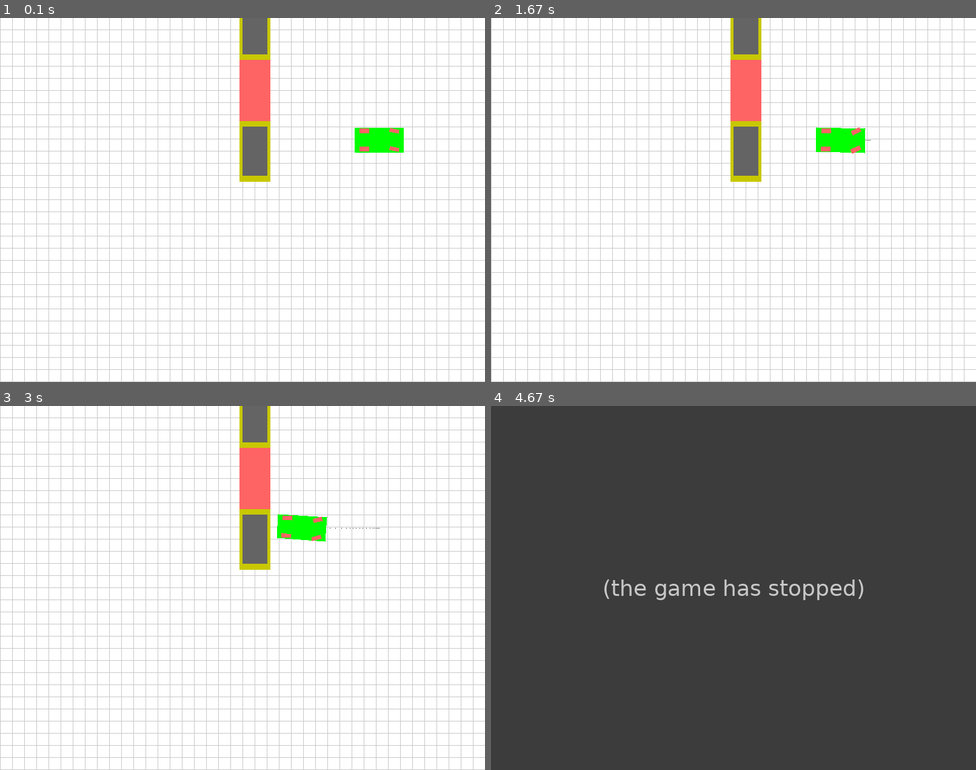
Above: before the commit, frames 1-4 (two rows, left to right).
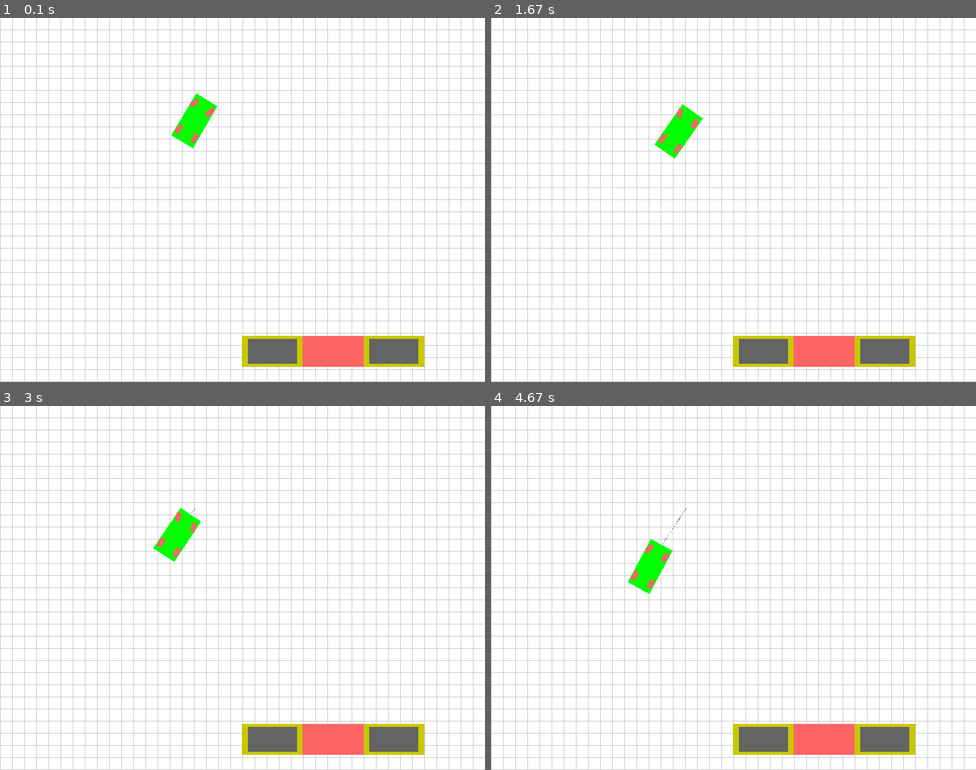
Above: after the commit, the same moments.

Repository: taka-rl/RL_APS
Game: pygame game, started from OOP/main.py
Two runs of this game, one before a commit and one after it. Both use one fixed random seed, a clock stepped at 60 frames per second and the inputs below.
Inputs:
- Up to frame 1 (0.1 s): no input
- Up to frame 2 (1.67 s): no input
- Up to frame 3 (3 s): no input
- Up to frame 4 (4.67 s): no input

The runs differ from the first frame. In frame 1, 7.5% of the frame differs, in the area x 35-88%, y 0-96%; in frame 2, 7.4%; in frame 3, 7.4%; in frame 4, 100%, in the area x 0-100%, y 0-100%.
Before the commit the program exited at 3.4 s; later frames show no game.

Commit message:
added Random heading for the vehicle in reset updated that the parking space is one side of the map modified that init vehicle location doesn't collide with the parking space, be behind the parking space, or in the parking space modify PARALLEL constant value

Diff:
--- a/OOP/parking_env_OOP.py
+++ b/OOP/parking_env_OOP.py
@@ -8,6 +8,7 @@
 TODO: consider OOP or structure of this code -> Parking/Car/Render class?
 TODO: consider making a function which can be used in def is_parking_successful(self): and def check_collision(self): and def is_valid_loc(self, width, height):
 as they have same logic
+TODO: modify PARALLEL/PERPENDICULAR constant value
 '''
 
 # parameters for actions
@@ -54,10 +55,10 @@
                      dtype=np.float32)  # Position adjusted for meters
 
 PARALLEL = np.array([
-    [+CAR_W / 2 + 5 * PIXEL_TO_METER_SCALE, +CAR_L / 2 + 10 * PIXEL_TO_METER_SCALE],
-    [+CAR_W / 2 + 5 * PIXEL_TO_METER_SCALE, -CAR_L / 2 - 10 * PIXEL_TO_METER_SCALE],
-    [-CAR_W / 2 - 5 * PIXEL_TO_METER_SCALE, -CAR_L / 2 - 10 * PIXEL_TO_METER_SCALE],
-    [-CAR_W / 2 - 5 * PIXEL_TO_METER_SCALE, +CAR_L / 2 + 10 * PIXEL_TO_METER_SCALE]],
+    [+CAR_L / 2 + 10 * PIXEL_TO_METER_SCALE, +CAR_W / 2 + 5 * PIXEL_TO_METER_SCALE],
+    [+CAR_L / 2 + 10 * PIXEL_TO_METER_SCALE, -CAR_W / 2 - 5 * PIXEL_TO_METER_SCALE],
+    [-CAR_L / 2 - 10 * PIXEL_TO_METER_SCALE, -CAR_W / 2 - 5 * PIXEL_TO_METER_SCALE],
+    [-CAR_L / 2 - 10 * PIXEL_TO_METER_SCALE, +CAR_W / 2 + 5 * PIXEL_TO_METER_SCALE]],
     dtype=np.float32)  # Adjusted for meters
 
 PERPENDICULAR = np.array([
@@ -90,10 +91,10 @@
 
 
 class Car:
-    def __init__(self, car_loc, psi=0.0, v=0.0):
-        self.car_loc = car_loc
-        self.psi = psi
-        self.v = v
+    def __init__(self):
+        self.car_loc = np.array([0.0, 0.0])
+        self.psi = self.set_initial_heading()
+        self.v = 0.0
         self.delta = 0.0
         self.car_vertices = np.array([[0, 0], [0, 0], [0, 0], [0, 0]], dtype=np.float32)
 
@@ -138,6 +139,13 @@
         # calculate the rotation of the car itself
         # add the center of the car x,y location
         self.car_vertices = self.rotate_car(CAR_STRUCT, angle=self.psi) + self.car_loc
+
+    @staticmethod
+    def set_initial_heading() -> float:
+        """
+        Set the initial heading of the car between 0 and 2π radians
+        """
+        return np.random.uniform(0, 2 * np.pi)  # Full circle
 
     def draw_car(self, screen):
         """
@@ -213,7 +221,7 @@
         self.surf_car = None
         self.surf_parkinglot = None
         self.clock = None
-        self.car = Car(self.set_random_loc())
+        self.car = Car()
 
     def step(self, action):
         """
@@ -276,7 +284,7 @@
                 self.clock = pygame.time.Clock()
 
         # for the parking lot
-        if mode == "human" or mode == "rgb_array":
+        if mode == "human":
             if self.surf_parkinglot is None:
                 self.surf_parkinglot = self._create_parking_surface()
                 # draw the static obstacles
@@ -345,33 +353,21 @@
         static_parking_vertices = []
 
         offset = OFFSET_PARALLEL if self.parking_type == "parallel" else OFFSET_PERPENDICULAR
-        car_struct = self.get_car_struct_for_parallel() if self.parking_type == "parallel" else CAR_STRUCT
-
-        # Center locations for the static cars
-        static_cars_loc = np.array([[self.parking_lot[0], self.parking_lot[1] + offset],
-                                    [self.parking_lot[0], self.parking_lot[1] - offset]])
+
+        # center locations for the static cars
+        if self.parking_type == "parallel":
+            static_cars_loc = np.array([[self.parking_lot[0] + offset, self.parking_lot[1]],
+                                        [self.parking_lot[0] - offset, self.parking_lot[1]]])
+        else:  # perpendicular
+            static_cars_loc = np.array([[self.parking_lot[0], self.parking_lot[1] + offset],
+                                        [self.parking_lot[0], self.parking_lot[1] - offset]])
 
         # calculate the obstacle cars vertices and parking lots vertices
         parking_type = self.get_parking_struct(self.parking_type)
         for loc in static_cars_loc:
-            static_cars_vertices.append(car_struct + loc)
+            static_cars_vertices.append(CAR_STRUCT + loc)
             static_parking_vertices.append(parking_type + loc)
         return static_cars_vertices, static_parking_vertices
-
-    @staticmethod
-    def get_car_struct_for_parallel():
-        """
-        Get the car structure for parallel parking.
-
-        Returns:
-            np.ndarray: The car structure vertices adjusted for parallel parking.
-        """
-        return np.array([
-            [+CAR_W / 2, +CAR_L / 2],
-            [+CAR_W / 2, -CAR_L / 2],
-            [-CAR_W / 2, -CAR_L / 2],
-            [-CAR_W / 2, +CAR_L / 2]],
-            dtype=np.float32)
 
     @staticmethod
     def get_parking_struct(parking_type: str):
@@ -392,20 +388,11 @@
             options: Optional[dict] = None,
     ):
         super().reset(seed=seed)
-
-        self.car.car_loc = self.set_random_loc()
-        self.car.v = 0.0
-        self.car.psi = 0.0
+        self.car = Car()
+        self.set_initial_loc()
         self.car.loc_old = self.car.car_loc
-        self.car.delta = 0.0
-        self.parking_lot = self.set_random_loc()
-        if self.parking_type == "parallel":
-            self.parking_lot_vertices = self.parking_lot + PARALLEL
-        elif self.parking_type == "perpendicular":
-            self.parking_lot_vertices = self.parking_lot + PERPENDICULAR
-        else:
-            raise ValueError(f"Unsupported parking type: {self.parking_type}")
-
+
+        self.parking_lot_vertices = self.parking_lot + self.get_parking_struct(self.parking_type)
         self.static_cars_vertices, self.static_parking_lot_vertices = self.generate_static_obstacles()
 
         # flatten the state for the return value
@@ -424,6 +411,86 @@
 
         return self.state, {}
 
+    def set_initial_loc(self):
+        """
+        Set the initial car and parking lot location
+        """
+        side = random.randint(1, 2)
+        self.parking_lot = self.set_initial_parking_loc(side)
+        self.car.car_loc = self.set_initial_car_loc(side, self.parking_lot)
+
+    def set_initial_car_loc(self, side, parking_loc) -> np.array(['x', 'y']):
+        """
+        Set the initial car location
+
+        ini_dist (float): the initial distance between the car and the parking lot,
+                        randomly setting between 10 and 20 meters
+
+        side (int): determines on which side of the map the parking lot will be placed
+            For parallel parking:
+                - 1: the car is placed below the parking lot.
+                - 2: the car is placed above the parking lot.
+            For perpendicular parking:
+                - 1: the car is placed to the left of the parking lot.
+                - 2: the car is placed to the right of the parking lot.
+        parking_loc (np.array): The [x, y] location of the parking lot in meters.
+        ini_dist: randomly set distance between 10 and 20 meters, ensuring a realistic starting position for the car
+
+        Return:
+            np.array: the initial center of the car location [x,y] in meters,
+                    adjusted for an appropriate distance from the parking lot.
+
+        """
+        init_dist = random.uniform(10, 20)
+
+        if self.parking_type == "parallel":
+            x_car = random.uniform(100, WINDOW_W - 100) * PIXEL_TO_METER_SCALE
+            y_car = (parking_loc[1] + init_dist) if side == 1 else (parking_loc[1] - init_dist)
+
+        elif self.parking_type == "perpendicular":
+            y_car = random.uniform(100, WINDOW_H - 100) * PIXEL_TO_METER_SCALE
+            x_car = (parking_loc[0] + init_dist) if side == 1 else (parking_loc[0] - init_dist)
+        else:
+            raise ValueError(f"Unsupported parking type: {self.parking_type}")
+
+        return np.array([x_car, y_car])
+
+    def set_initial_parking_loc(self, side) -> np.array(['x', 'y']):
+        """
+        Set the initial parking lot location
+
+        side (int): determines on which side of the map the parking lot will be placed.
+            - For parallel parking:
+                - 1: Placed on the bottom side, x is randomly set between 100 and 700 pixels (before scaling),
+                    and y is set to 50 pixels (before scaling).
+                - 2: Placed on the top side, x is randomly set between 100 and 700 pixels (before scaling)
+                    and y is set to 550 pixels (before scaling).
+            - For perpendicular parking:
+                - 1: Placed on the left side, y is randomly set between 100 and 500 pixels (before scaling),
+                    and x is set to 50 pixels (before scaling).
+                - 2: Placed on the right side, y is randomly set between 100 and 500 pixels (before scaling),
+                    and x is set to 750 pixels (before scaling).
+        Return:
+            np.array:the center of the parking lot location [x,y]
+        """
+        if self.parking_type == "parallel":
+            x_parking = random.uniform(100, WINDOW_W - 100) * PIXEL_TO_METER_SCALE
+            if side == 1:
+                y_parking = 50 * PIXEL_TO_METER_SCALE
+            else:
+                y_parking = 550 * PIXEL_TO_METER_SCALE
+
+        elif self.parking_type == "perpendicular":
+            y_parking = random.uniform(100, WINDOW_H - 100) * PIXEL_TO_METER_SCALE
+            if side == 1:
+                x_parking = 50 * PIXEL_TO_METER_SCALE
+            else:
+                x_parking = 750 * PIXEL_TO_METER_SCALE
+        else:
+            raise ValueError(f"Unsupported parking type: {self.parking_type}")
+
+        return np.array([x_parking, y_parking])
+
     def _reward(self):
         self.run_steps += 1
 
@@ -483,18 +550,6 @@
                     return True
         return False
 
-    @staticmethod
-    def set_random_loc():
-        """
-        Give random values for the center x,y location from 100 to maximum value - 100
-
-        Return:
-             np.array: x, y location values
-        """
-        x = random.uniform(100, WINDOW_W - 100) * PIXEL_TO_METER_SCALE
-        y = random.uniform(100, WINDOW_H - 100) * PIXEL_TO_METER_SCALE
-        return np.array([x, y])
-
     def close(self):
         if self.window is not None:
             pygame.display.quit()
